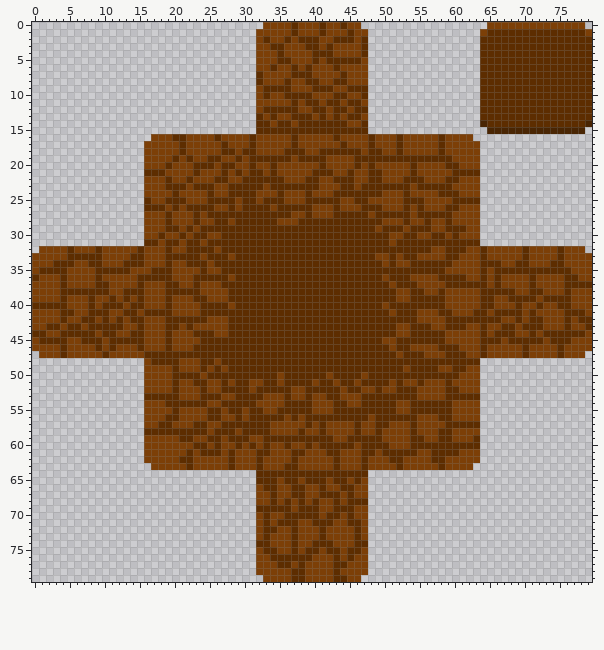
File history of a sprite sheet, DownWell/Assets/5.Sprite/Block_combo.png. The picture above is the old version.
The file is 80x80 pixels.
The same view after the edit:
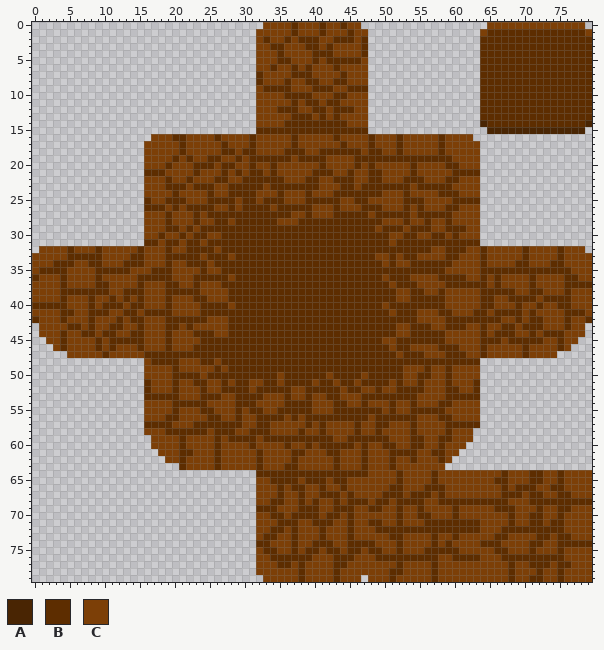
Palette (. is transparent): A #492503  B #5d2d00  C #7c3f07
Difference:
@@ x 30..49 @@
  9 ..CBBBBCCCBBBCCBBB..
-10 ..CBCCBBBBCCCBBCCB..
-11 ..CCCCCBCBBCBBCBBC..
-12 ..CBBBBBCCBBCBBCBB..
-13 ..BCBCCBBBCBCBCBBC..
-14 ..BBCBBCBBBBBBBCCB..
+10 ..CCCCBBBBCCCBBCCC..
+11 ..CCCCCBCBBCBBCCCC..
+12 ..CCCBBBCCBBCBBBCC..
+13 ..CCCCCBBBCBCBCCCC..
+14 ..CCCCBBBBBBBBBCCC..
 15 ..BBBBBBBBBBBBBBBB..
@@ x 63..68 @@
 33 CBCCCC
-34 CBBBCC
-35 CBCBBB
+34 CBCCCC
+35 CBBBBB
 36 CBCBCC
@@ x 0..79 @@
 41 CCCCBBCCBBBCCBBCBBBBCCCCBBBBBBBBBBBBBBBBBBBBBBBBBBBCBBBCCCBBCCCBBCBBBBCBCCCCBBBC
-42 CCCCBCCBBCBCBCBBCCCBBBBBBCCCBBBBBBBBBBBBBBBBBBBBBBBBBBBCCCCBBBBBBBBCCBCBBCCCBCBB
-43 CCBBCBBCBBBBBCCBCCCBBCBCCCCCBBBBBBBBBBBBBBBBBBBBBBBBCCBBBCCBBBCCBCCBBCBBBCCCBCCB
-44 BBCCBBBBBCBBCCBBCCCBCCCBBBCCBBBBBBBBBBBBBBBBBBBBBBBBCCBBBBBCCCCCBCBBBCCBCBBBBBBC
-45 CBBBBCCBBBCBBBBBCCCBCCCCBBBBBBBBBBBBBBBBBBBBBBBBBBCCBBBBBBBCCCCCBBBCBBBBBCBBBCCC
-46 CCCCBCCCCBCBCCCBCCCBCCCBBBBBBBBBBBBBBBBBBBBBBBBBBBBCBBCCCCBBBCCCBCCCCCBCCCCBCCCC
-47 .CCCBCCCCCBCCCCCBBBBBBBBBBBBBBBBBBBBBBBBBBBBBBBBBBBBCBBBCCCBBBCCBCCCCCBCCCCBCCC.
+42 BCCCBCCCBCCCBCBBCCCBBBBBBCCCBBBBBBBBBBBBBBBBBBBBBBBBBBBCCCCBBBBBBBBCCBCBBCCCBCCB
+43 .CCCCBBCBCCBBCCBCCCBBCBCCCCCBBBBBBBBBBBBBBBBBBBBBBBBCCBBBCCBBBCCBCCBBCBBBCCCBCC.
+44 .CCCBCCBBCBBCCBBCCCBCCCBBBCCBBBBBBBBBBBBBBBBBBBBBBBBCCBBBBBCCCCCBCBBBCCBCBBBCCC.
+45 ..CCBCCCCBCBBBBBCCCBCCCCBBBBBBBBBBBBBBBBBBBBBBBBBBCCBBBBBBBCCCCCBBBCBBBBBCCBCC..
+46 ...CBCCCCBCBCCCBCCCBCCCBBBBBBBBBBBBBBBBBBBBBBBBBBBBCBBCCCCBBBCCCBCCCCCBCCCCBC...
+47 .....CCCCCBCCCCCBBBBBBBBBBBBBBBBBBBBBBBBBBBBBBBBBBBBCBBBCCCBBBCCBCCCCCBCCCC.....
 48 ................CBBBBCCCBBCBBBBBBBBBBBBBBBBBBBBBBBBBBBBBBBBBBBBB................
-49 ................CCCCBCCCBCBCBBBBBBBBBBBBBBBBBBBBBBBBBCBBBBCCBBCC................
-50 ................CCCCBBBBCBBBBBBBBBBCBBBBBBCBBBBCBBBBBBBBBBBBBCCC................
-51 ................CCCCBCCBBCCBCBBCCBBCBBBBCBBCBBCBBBBCBCCBCCCBCCCC................
-52 ................CCCCBCCCBCCBBBBCBBBBBCCBBBBBCBBCCBCCBBBCCCCBBCCC................
+49 ................CCCCBCCCCCBCBBBBBBBBBBBBBBBBBBBBBBBBBCCCBCCBCCCC................
+50 ................CCCCBBBBCBBBBBBBBBBCBBBBBBCBBBBCBBBBBCCBBCCBCCCC................
+51 ................BCCCBCCBBCCBCBBCCBBCBBBBCBBCBBCBBBBCBCCBCCCBCCCB................
+52 ................BCCCBCCCBCCBBBBCBBBBBCCBBBBBCBBCCBCCBBBBCCCBBCCB................
 53 ................BBBBBCCCBBBCCBBBBCCCBCCBCCBBCCCBBBBBBBBCCCCBBBBB................
-54 ................CCCBBBBBBCCBBBBBCCCCBBBBCCCBBCCBBBBBCCBBBBBBCCCC................
-55 ................CCCCBCCCCBBCBBCBBCCBBBBBCCCBBBBBBBBBCCBBBBBBCCCC................
-56 ................CCCBBCCCCBBCCBCBBBBBCBCBBBBBBBBBCBBBBBBCCCBBCCCC................
-57 ................CCBBCCCBBCCBBBBBBBCCCCCBCBCCCCBCCBBCCCBCCCCBBBBB................
-58 ................BBBBBBBBBCBBBCBBBBCCCCBCCBCCCCBCCBCCCCBCCCBBCCCC................
-59 ................CCCCCBBCCBBCBBBCCBBBBBBBBBBCCBBBBBCCCCBBCCBBCCCB................
-60 ................CCCCCCCBBCBCCBCBCBCCBCCBCBBBBBCBBBBCCCBBBBBBBBBB................
-61 ................CCCCCCBCBBBCBCCCBBCCCBBCCCBBCCCBBCBBBBBCCBBBBCCC................
-62 ................CCCCCBBCCCCCBCCCBCCCCBCCCCCBCCCBCCCBBCCCCBBCCCCC................
-63 .................CCCCCBCCCCCBCCCBCCCBBCCCCCBCCCBCCCCBCCCCCBCCCC.................
-64 ................................BBBBBBBBBBBBBBBB................................
-65 ................................BBBCBBCBBBCBBCBC................................
-66 ................................CBBCCBBCCBCCBBCC................................
-67 ................................CCBCCBBCCBBBCBCC................................
-68 ................................CCBCBCBCBCCBCBBB................................
-69 ................................BBBBBCBBBCCBBBCC................................
-70 ................................CBCCBBBBBCBBCBCC................................
-71 ................................CBCBBBCCBBBCCBBC................................
-72 ................................CBBCCBCCCBCCCCBC................................
-73 ................................CBCCCBCCCBCCCCBC................................
-74 ................................BBCCCBCCBBBCCCBB................................
-75 ................................CBBCCBCBBCBBCBBC................................
-76 ................................CCBBBBBBCCCBCBCC................................
-77 ................................CCCBBCBCCCCBBCCC................................
-78 ................................CCCCCBBCCCCBCCCC................................
-79 .................................CCCCBBCCCCBBCC.................................
+54 ................CCCCBBBBBCCCCBBBCCCCBBBBCCCBBCCBCCCBCCBCCCBBCCCC................
+55 ................CCCCBCCCBBCCCBCBBCCBBBBBCCCBBBBBBBCBCCBBBBBCCCCC................
+56 ................CCCBBCCCCBBCCBCCBBBBCBCBBBBBBBBBCBBBBBBCCCBBCCCC................
+57 ................BBBBCCCBBBBBBBCCBBCCCCCBCBCCCCBCCBBCCCBCCCCBBBBB................
+58 ................CCCBBBBBBCBBBCCBBBCCCCBCCBCCCCBCCBCCCCBCCCCBCCC.................
+59 .................CCCCBCCCCBCBBBBCBBBBBBBBBBCCBBBBBBCCCBBCCBBCCC.................
+60 .................CCCCBCCCCBCCCCBCCCCBCCBCBBBBBCBCCBBCCBBCCBCCC..................
+61 ..................CCCBBCCCBCCCCCBCCCCBBCCCBBCCCBCCCBBBBCCBBCC...................
+62 ...................CCBCCCCBCCCCCBCCCCBCCCCCBCCCBCCCBCCBCCCBC....................
+63 .....................BCCCCBCCCCCBCCCBBCCCCCBCCCBCCCBCCCCCCC.....................
+64 ................................BBBBBBBBBBBBBBBBCCCCBCCCCBCCCCCCCCCBCCCBBCCBCCCC
+65 ................................CCBBBBCBBBCBBCCCCCCCBCCCCBCCCCCCCCBBCCCBBCCBCCCC
+66 ................................CCCBCBBCCBCCBCCCCCCBBCCCBBBCCCCCCCCBCBBBCCBBCCCC
+67 ................................CCCBCCBCCBBBCBCCCCBBBCBBBCBCCCCCCCCBBBCBBCCBBCCC
+68 ................................CCBBCCBCBCCBCBBBCBBCBBBBCCBBBBBBBBBBCCCBBBBBBBBB
+69 ................................BBBCCCBBBCCBBBCCBBCCBCCBCCCCBCCCCCBBBCCCBCCBBCCC
+70 ................................CCBBCBBBBCBBCBCCCCCCBCCBBCCCBCCCCCCCBCCBBCCBCCCC
+71 ................................CCCBBBCCBBBCCBCCBBCCBCCCBBBBBBBBCCCCBCCBBCBBCCCC
+72 ................................CCBBCBCCCBCCCBCCCBBBBBBBBBBBBBBBCCCBBBBBBBBBCCCC
+73 ................................CBBCCBCCCBCCCBCCCCCBBCCCCBCCBCCCCCBBCCCCBBCBBCCC
+74 ................................BBCCCBCCBBBCCBBBBCCCBCCCCBCBCCCCBBBCCCCBBCCBBBBB
+75 ................................CBBCCBCBBCBBCBBCBBCCBCCCBBBBBCCCCCBBCCCBCCCBCCCC
+76 ................................CCBBBBBBCCCBBBCCCBBBBBBBBBCCBBBBCCCBBBBBBBBBCCCC
+77 ................................CCCBBCBCCCCBBCCCCCCCBCCCCBCCCCCCCCCCBCCBBBCBBCCC
+78 ................................CCCCCCBCCCCBCCCCCCCBBCCCCBCCCCCCCCCCBCCCBCCBCCCC
+79 .................................CCCCCBCCCCBCCC.CCCBCCCCCBCCCCCCCCCCBCCBBCCBCCCC
